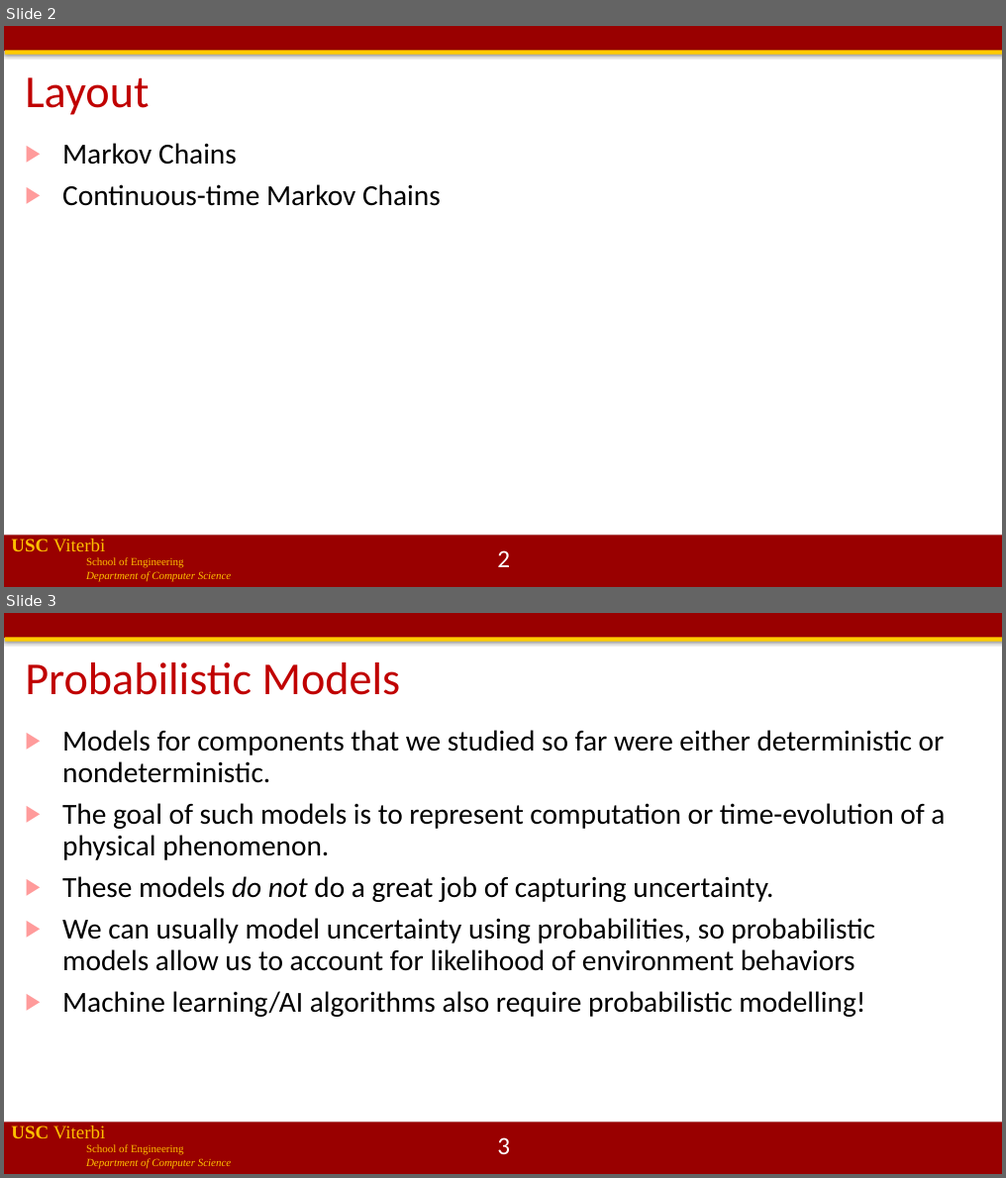
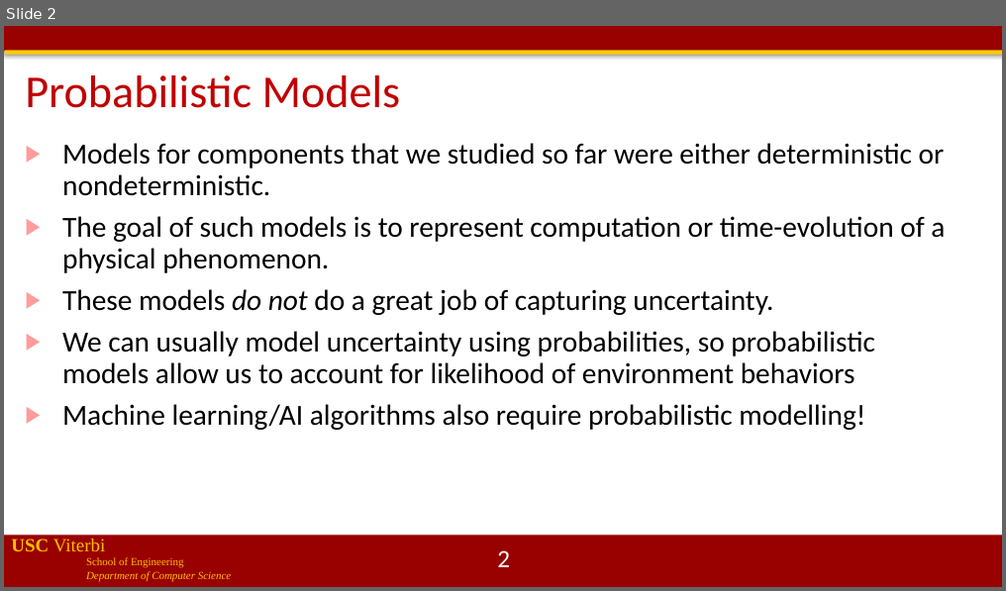
Before and after one commit to jdeshmukh/jdeshmukh.github.io, a slide deck: teaching/cs513-autocps-fall-2020/lecture8-Probabilistic-Models.pptx. Shown one above the other, each under a label of ours: slides 2 and 3 before the commit, slide 2 after it. The pictures are 1006x1178 and 1006x591 pixels, drawn with LibreOffice and Linux fonts; fonts in the diff are those of the drawing; background and template pictures are left out. Boxes give left, top, right and bottom in pixels: in the first picture for what was removed or moved away, otherwise in the second. Text is boxed around its words. In the diff, an @@ line names an element or a change of style, - is before the commit and + after.

```diff
--- a/teaching/cs513-autocps-fall-2020/lecture8-Probabilistic-Models.pptx
+++ b/teaching/cs513-autocps-fall-2020/lecture8-Probabilistic-Models.pptx
@@ slide 2 removed at (x1=4, y1=26, x2=1002, y2=587), background #FFFFFF; not listed: 4 template elements that a slide beside it also shows @@
@@ title removed at (x1=25, y1=77, x2=149, y2=115) @@
-Layout
@@ text removed at (x1=62, y1=143, x2=441, y2=206) @@
-▶ Markov Chains
-▶ Continuous-time Markov Chains
@@ page number removed at (x1=497, y1=551, x2=510, y2=568) @@
-2
@@ what was slide 3 is now slide 2 @@
@@ page number at (x1=497, y1=551, x2=510, y2=568): text changed @@
-3
+2
```
Also in this commit, not shown: 6 slides changed, 33 slides added, 1 other slide removed, 1 other file.
